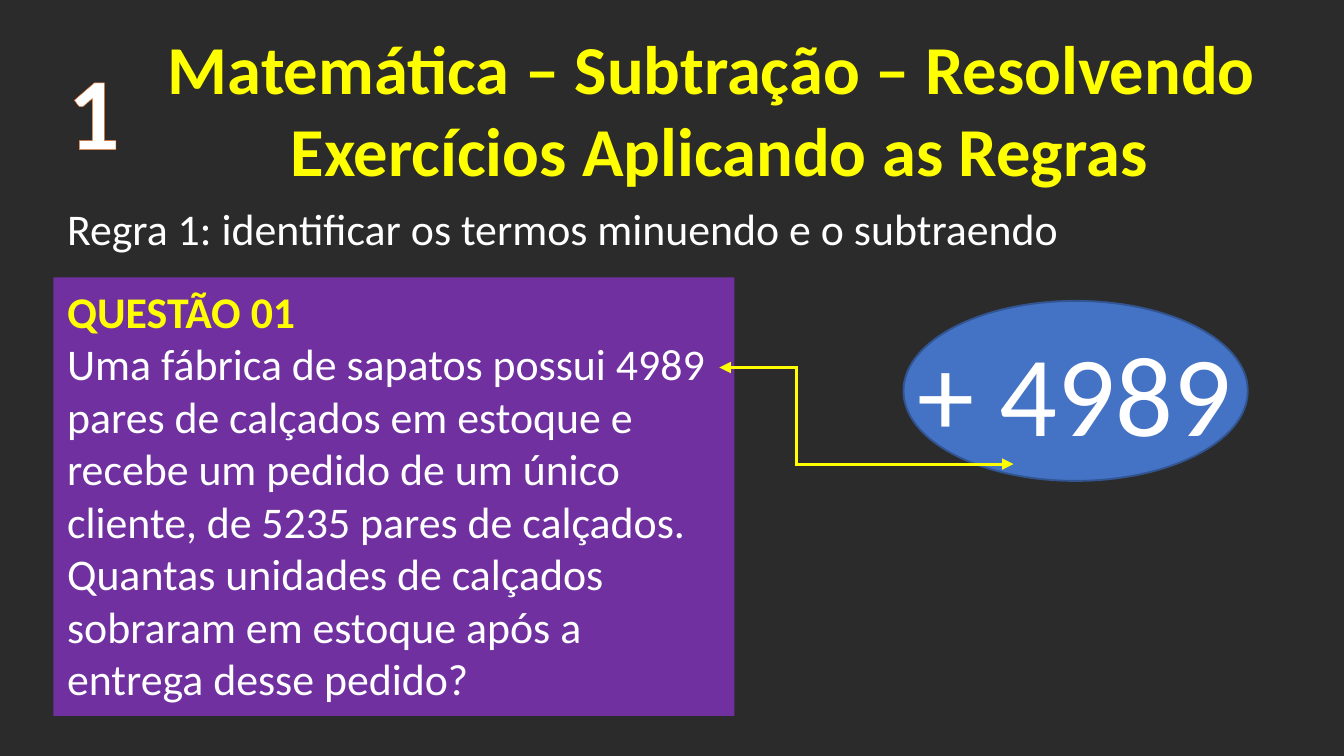
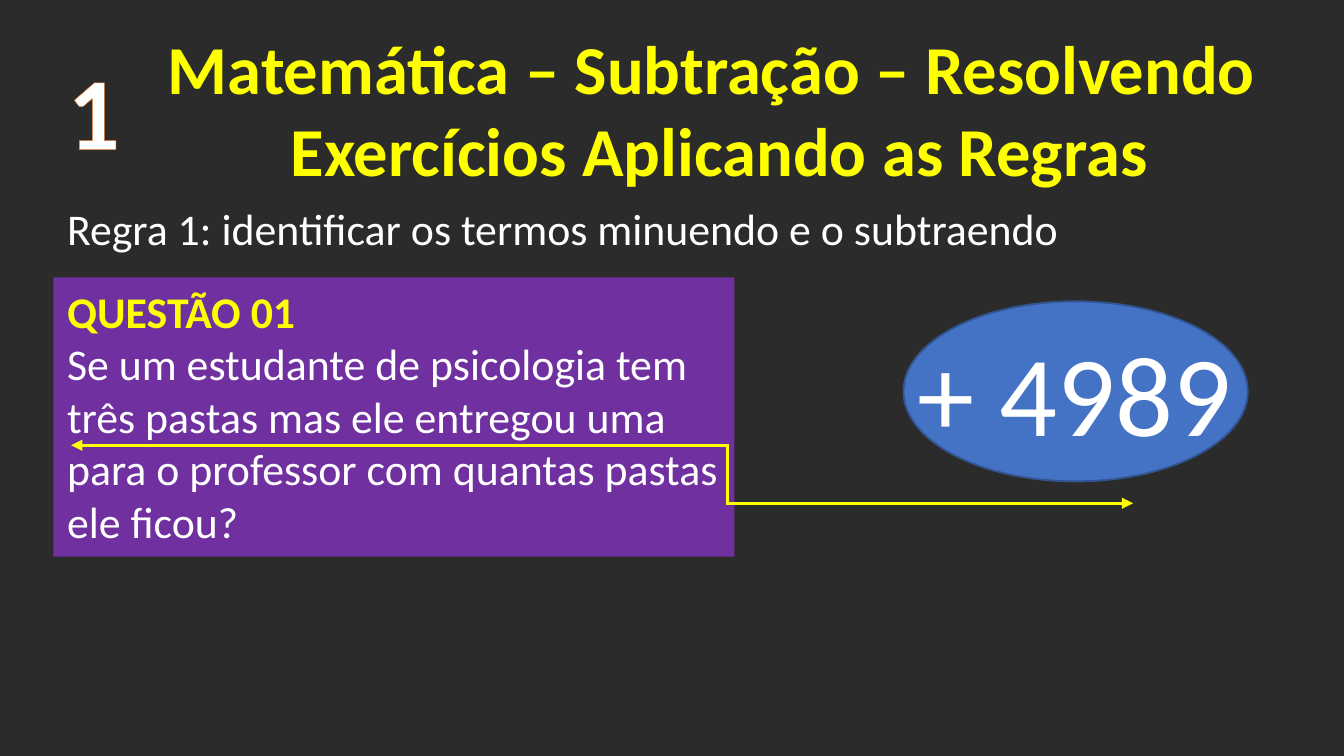
Before and after one commit to jmarysystems/jmarysystems.github.io, a slide deck: slide 4 of Leitura_e_Aprendizagem/Matemática/Aritmetica/Subtracao/0011_RESOLVENDO_EXERCÍCIOS_DE_SUBTRAÇÃO_COM_UNIDADES_APLICANDO_AS_REGRAS.pptx. Drawn at 1344x756 pixels with LibreOffice and Linux fonts; fonts in the diff are those of the drawing; background and template pictures are left out; a plain dark background stands for a picture behind light text. Boxes give left, top, right and bottom in pixels: in the first picture for what was removed or moved away, otherwise in the second. Text is boxed around its words. In the diff, an @@ line names an element or a change of style, - is before the commit and + after.

```diff
--- a/Leitura_e_Aprendizagem/Matemática/Aritmetica/Subtracao/0011_RESOLVENDO_EXERCÍCIOS_DE_SUBTRAÇÃO_COM_UNIDADES_APLICANDO_AS_REGRAS.pptx
+++ b/Leitura_e_Aprendizagem/Matemática/Aritmetica/Subtracao/0011_RESOLVENDO_EXERCÍCIOS_DE_SUBTRAÇÃO_COM_UNIDADES_APLICANDO_AS_REGRAS.pptx
@@ rectangle "QUESTÃO 01": place and size @@
-rectangle "QUESTÃO 01" at [53,277,734,716]
+rectangle "QUESTÃO 01" at [53,277,734,557]
@@ text in rectangle at [67,349,718,539]: text changed @@
-Uma fábrica de sapatos possui 4989 pares de calçados em estoque e recebe um pedido de um único cliente, de 5235 pares de calçados. Quantas unidades de calçados sobraram em estoque após a entrega desse pedido?
+Se um estudante de psicologia tem três pastas mas ele entregou uma para o professor com quantas pastas ele ficou?
@@ elbow double arrow moved from (720, 368) - (1013, 464) to (71, 446) - (1133, 503) @@
```
Also in this commit, not shown: 2 other slides changed, 43 other files.
